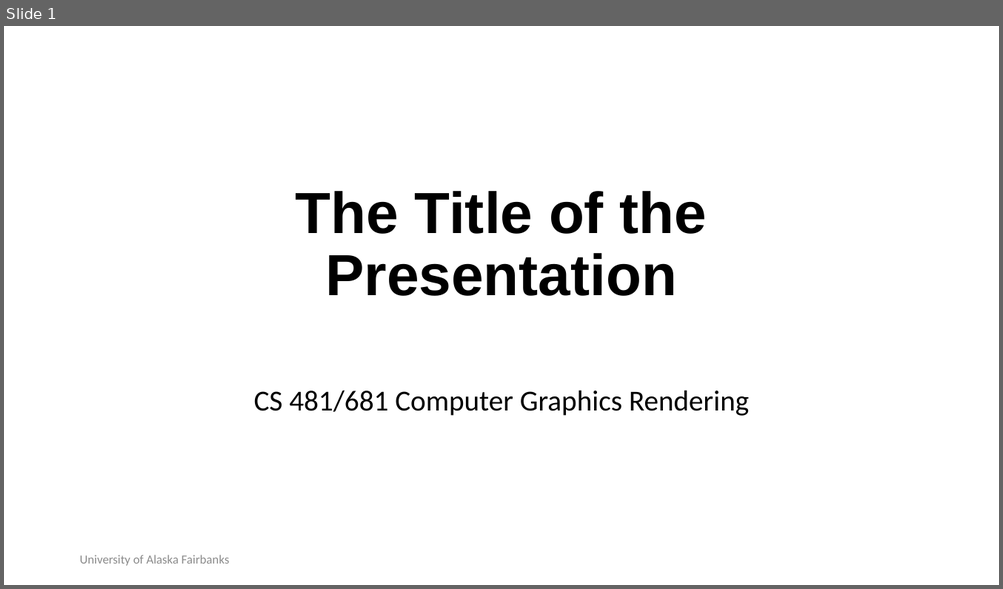
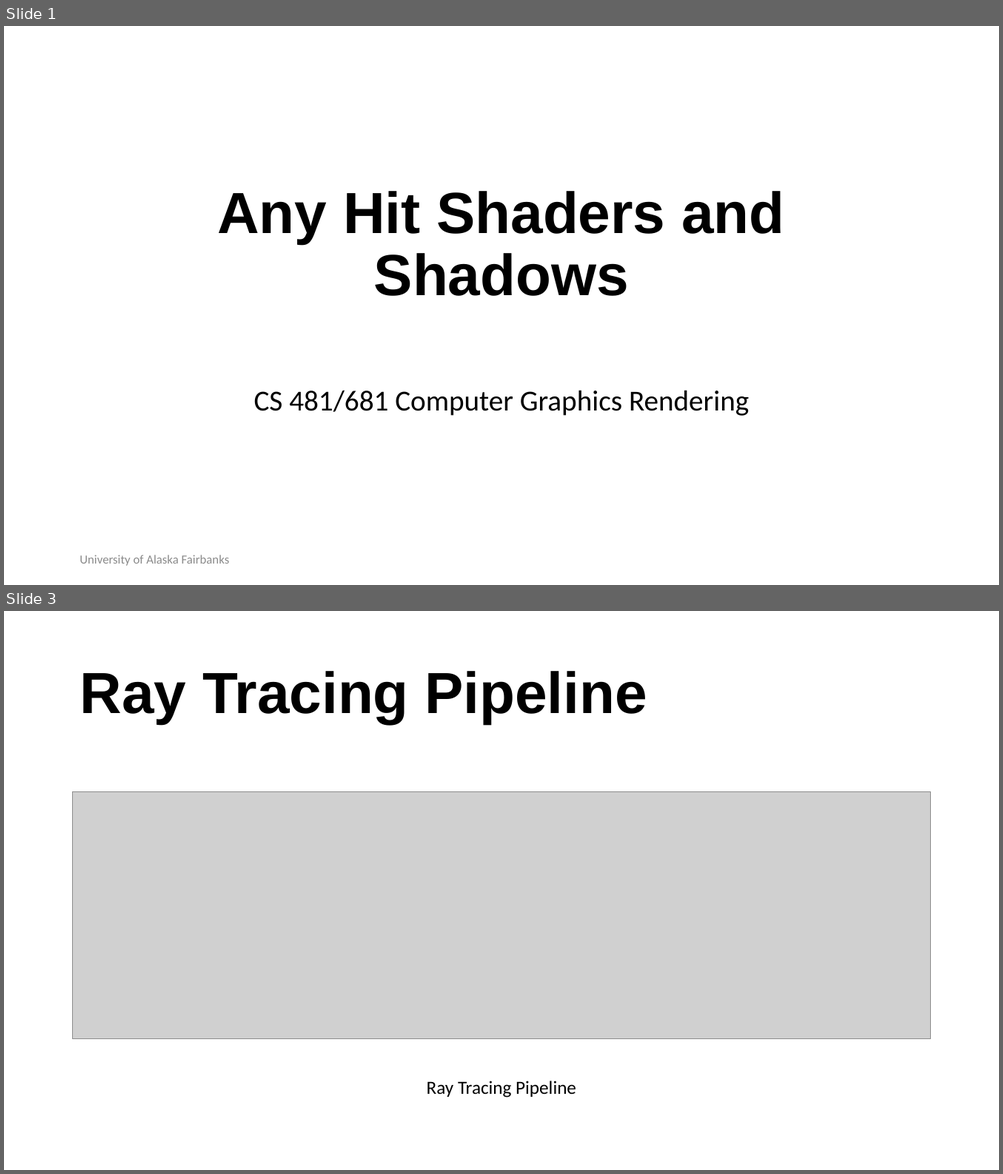
Before and after one commit to RahidZaman/cs481681-cgr, a slide deck: slides/pptx/week05.pptx. Shown one above the other, each under a label of ours: slide 1 before the commit, slides 1 and 3 after it; the slides between them are not shown. The pictures are 1003x589 and 1003x1174 pixels, drawn with LibreOffice and Linux fonts; fonts in the diff are those of the drawing; grey boxes stand for pictures; background and template pictures are left out. Boxes give left, top, right and bottom in pixels: in the first picture for what was removed or moved away, otherwise in the second. Text is boxed around its words. In the diff, an @@ line names an element or a change of style, - is before the commit and + after.

```diff
--- a/slides/pptx/week05.pptx
+++ b/slides/pptx/week05.pptx
@@ slide 3 added at [4, 611, 999, 1170], background #FFFFFF @@
@@ title added at [79, 671, 646, 725], 56 pt, text #000000, bold @@
+Ray Tracing Pipeline
@@ picture added at [73, 792, 930, 1039] @@
@@ text added at [427, 1081, 576, 1098], 18 pt, text #000000 @@
+Ray Tracing Pipeline
@@ slide 1 changed as well @@
@@ title at [217, 191, 784, 296]: text changed @@
-The Title of the Presentation
+Any Hit Shaders and Shadows
```
Also in this commit, not shown: 1 other slide changed, 5 other slides added, 2 slides removed, 9 other files.
